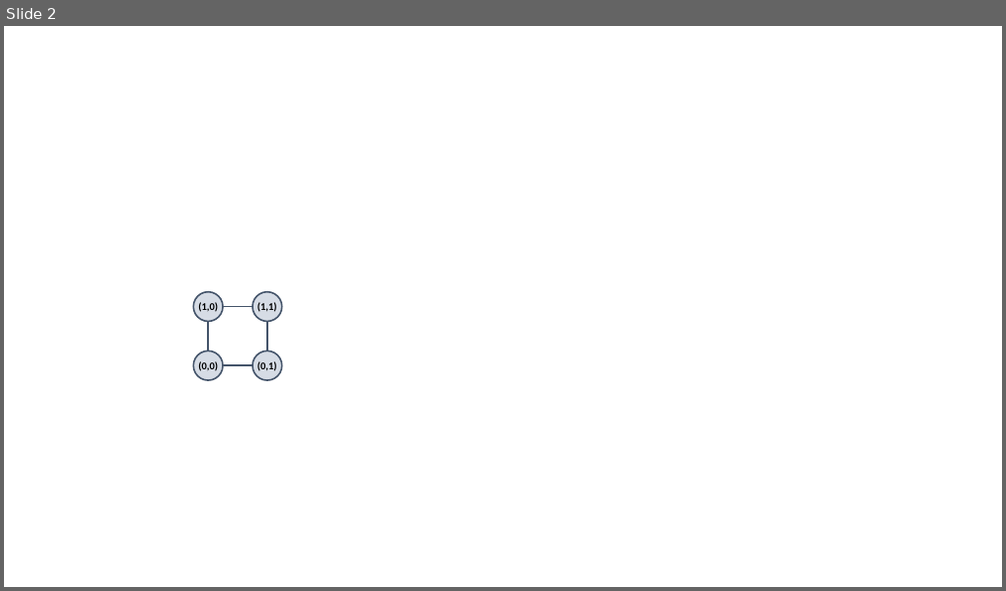
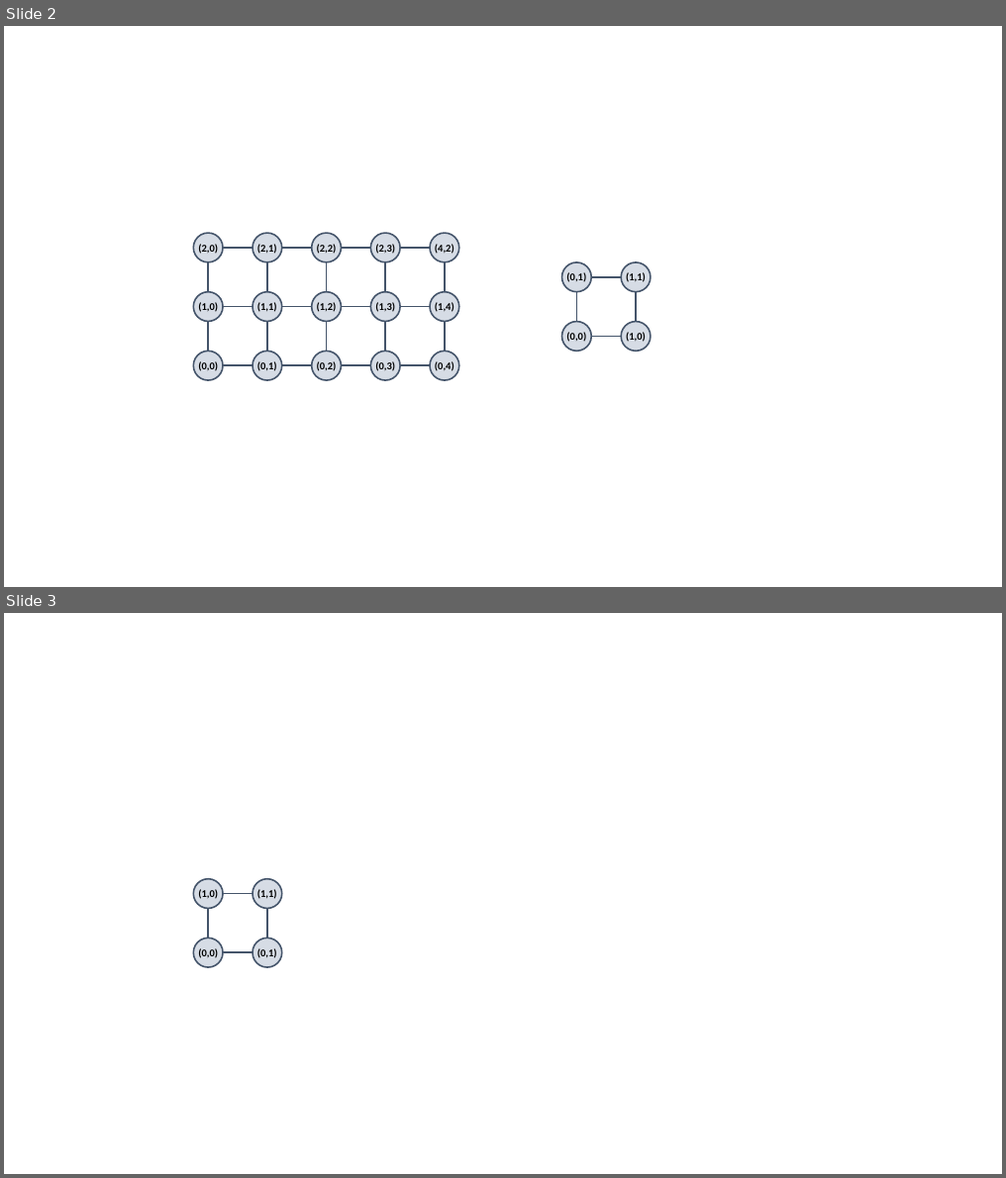
Before and after one commit to xpessoles/Informatique, a slide deck: Exercices/S2_08_ParcoursGraphe/05_Labyrinthe/05_Labyrinthe.pptx. Shown one above the other, each under a label of ours: slide 2 before the commit, slides 2 and 3 after it. The pictures are 1006x591 and 1006x1178 pixels, drawn with LibreOffice and Linux fonts; fonts in the diff are those of the drawing. Boxes give left, top, right and bottom in pixels: in the first picture for what was removed or moved away, otherwise in the second. Text is boxed around its words. In the diff, an @@ line names an element or a change of style, - is before the commit and + after.

```diff
--- a/Exercices/S2_08_ParcoursGraphe/05_Labyrinthe/05_Labyrinthe.pptx
+++ b/Exercices/S2_08_ParcoursGraphe/05_Labyrinthe/05_Labyrinthe.pptx
@@ slide 2 added at <box>4,26,1002,587</box>, background #FFFFFF @@
@@ group added at <box>193,233,459,380</box>: 15 ellipses, 8 lines @@
+(0,0)
+(0,2)
+(0,1)
+(0,4)
+(0,3)
+(1,0)
+(1,2)
+(1,1)
+(1,4)
+(1,3)
+(2,0)
+(2,2)
+(2,1)
+(4,2)
+(2,3)
@@ group added at <box>561,263,650,351</box>: 4 lines, 4 ellipses @@
+(0,0)
+(1,0)
+(0,1)
+(1,1)
@@ what was slide 2 is now slide 3 @@
```
Also in this commit, not shown: 1 slide changed, 1 other file.
